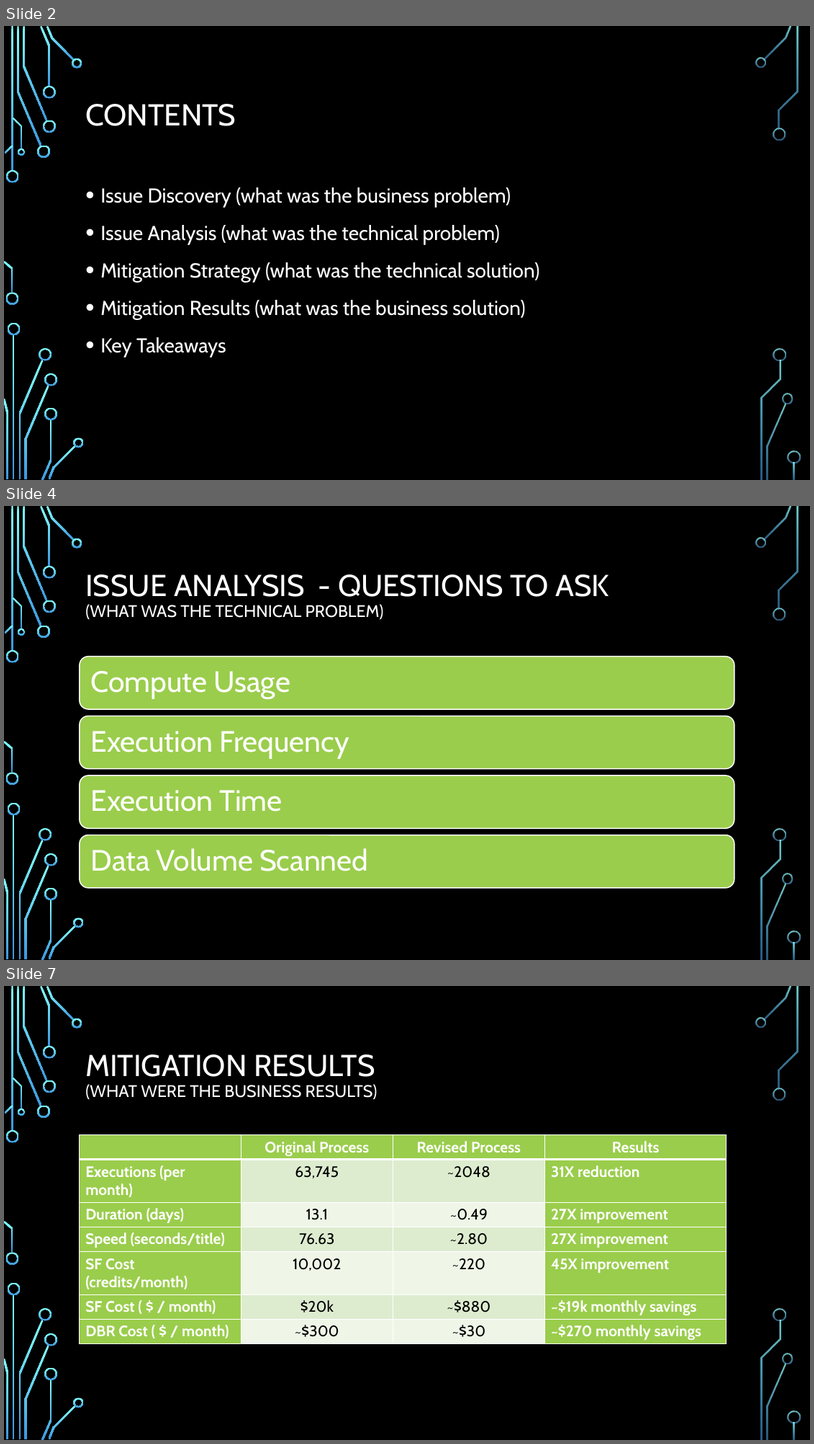
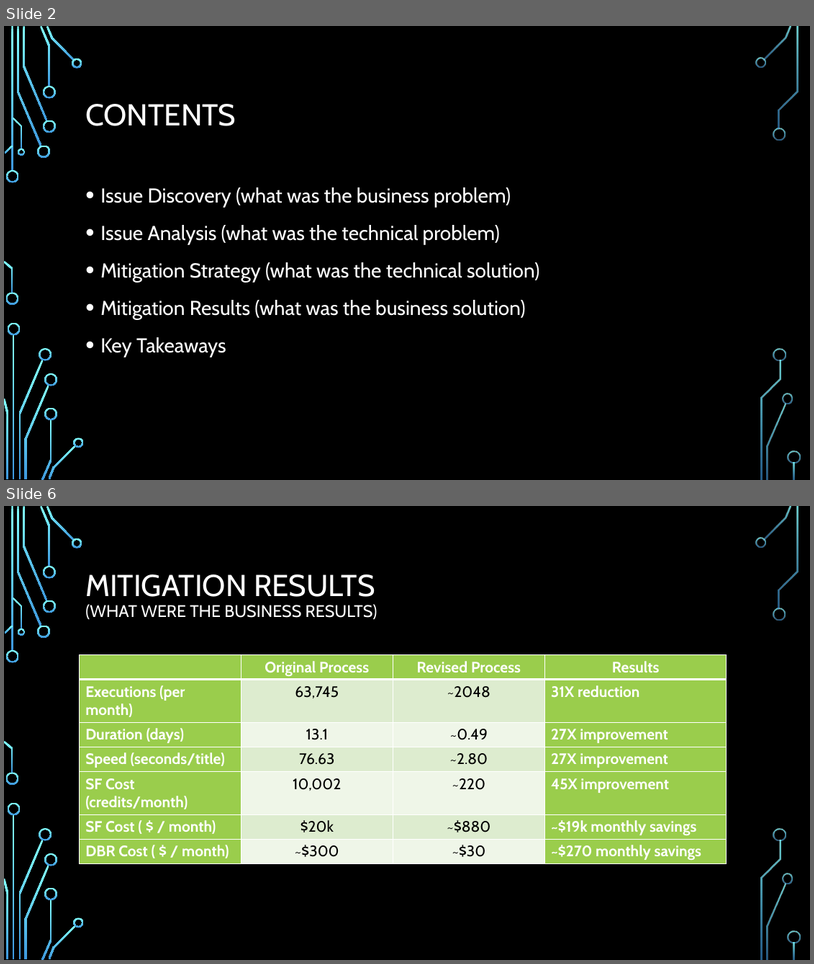
Before and after one commit to GitKlip/portfolio, a slide deck: disney/SnowflakeOptimization-CrossoverTitles.pptx. Shown one above the other, each under a label of ours: slides 2, 4 and 7 before the commit, slides 2 and 6 after it; the slides between them are not shown. The pictures are 814x1444 and 814x964 pixels, drawn with LibreOffice and Linux fonts; fonts in the diff are those of the drawing; background and template pictures are left out. Boxes give left, top, right and bottom in pixels: in the first picture for what was removed or moved away, otherwise in the second. Text is boxed around its words. In the diff, an @@ line names an element or a change of style, - is before the commit and + after.

```diff
--- a/disney/SnowflakeOptimization-CrossoverTitles.pptx
+++ b/disney/SnowflakeOptimization-CrossoverTitles.pptx
@@ slide 4 removed at [4, 506, 810, 960], background picture (left out); not listed: 36 template elements that a slide beside it also shows @@
@@ title removed at [85, 574, 610, 620] @@
-ISSUE ANALYSIS - QUESTIONS TO ASK
-(WHAT WAS THE TECHNICAL PROBLEM)
@@ group removed at [80, 656, 735, 888]: 4 rounded rectangles, 4 texts @@
-Compute Usage
-Execution Frequency
-Execution Time
-Data Volume Scanned
@@ what was slide 7 is now slide 6 @@
```
Also in this commit, not shown: 2 slides changed, 3 slides added, 4 other slides removed, 1 other file.
